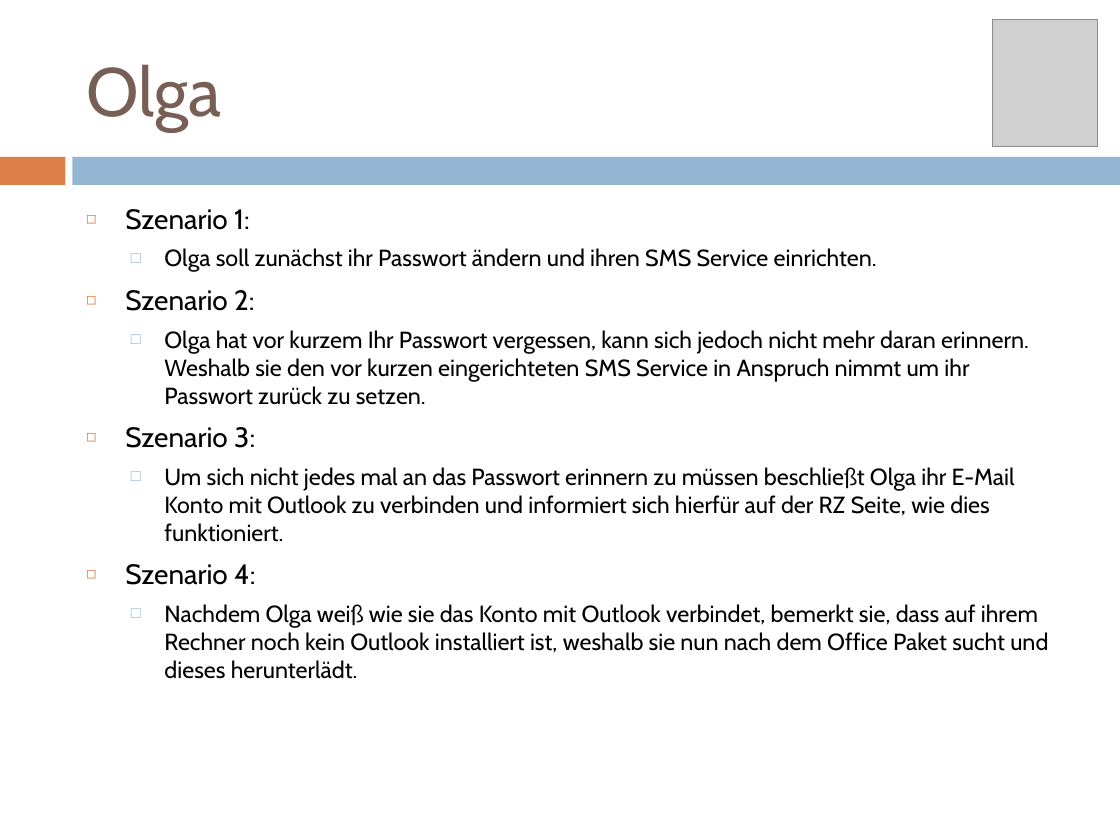
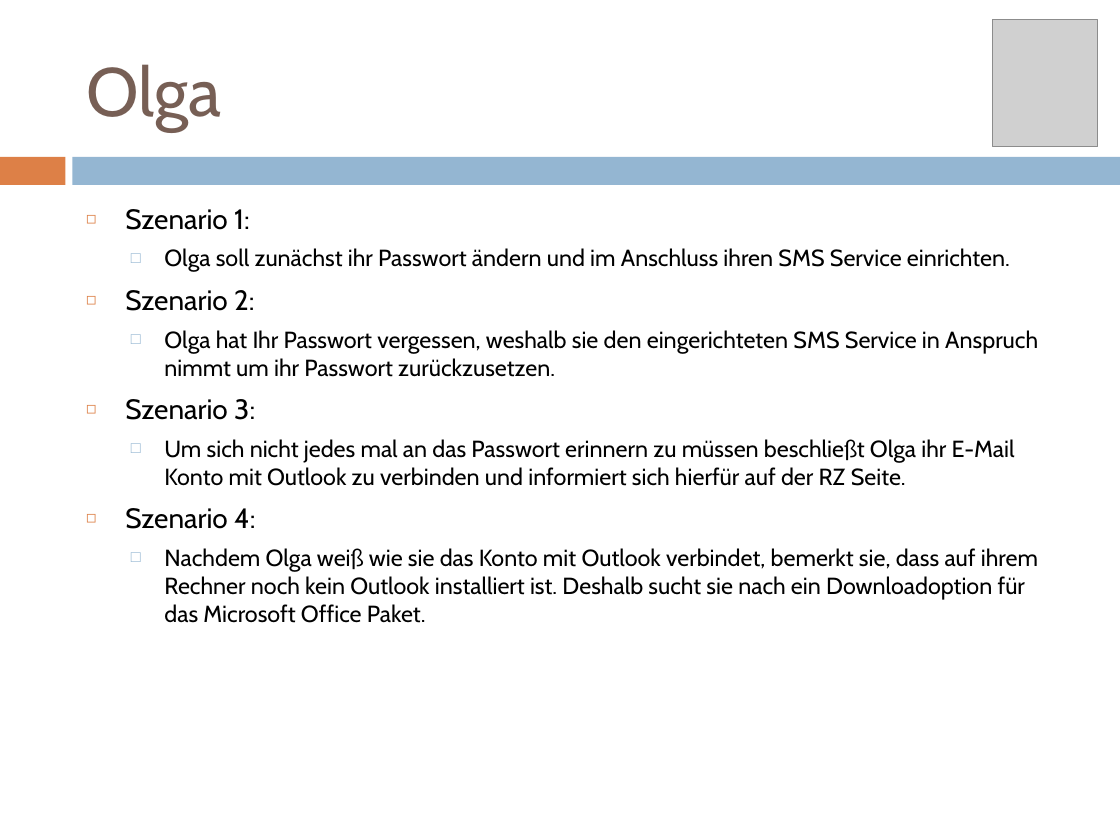
Before and after one commit to pinkdroyd/redesign-ur-rz, a slide deck: slide 11 of Personas und Szenarien/Personas_Redesign_RZ.pptx. Drawn at 1120x840 pixels with LibreOffice and Linux fonts; fonts in the diff are those of the drawing; grey boxes stand for pictures. Boxes give left, top, right and bottom in pixels: in the first picture for what was removed or moved away, otherwise in the second. Text is boxed around its words. In the diff, an @@ line names an element or a change of style, - is before the commit and + after.

```diff
--- a/Personas und Szenarien/Personas_Redesign_RZ.pptx
+++ b/Personas und Szenarien/Personas_Redesign_RZ.pptx
@@ text at (x1=125, y1=209, x2=1038, y2=623): text changed @@
-  □ Olga soll zunächst ihr Passwort ändern und ihren SMS Service einrichten.
+  □ Olga soll zunächst ihr Passwort ändern und im Anschluss ihren SMS Service einrichten.
@@ text at (x1=164, y1=330, x2=1038, y2=377): text changed @@
-  □ Olga hat vor kurzem Ihr Passwort vergessen, kann sich jedoch nicht mehr daran erinnern. Weshalb sie den vor kurzen eingerichteten SMS Service in Anspruch nimmt um ihr Passwort zurück zu setzen.
+  □ Olga hat Ihr Passwort vergessen, weshalb sie den eingerichteten SMS Service in Anspruch nimmt um ihr Passwort zurückzusetzen.
@@ text at (x1=164, y1=439, x2=1015, y2=486): text changed @@
-  □ Um sich nicht jedes mal an das Passwort erinnern zu müssen beschließt Olga ihr E-Mail Konto mit Outlook zu verbinden und informiert sich hierfür auf der RZ Seite, wie dies funktioniert.
+  □ Um sich nicht jedes mal an das Passwort erinnern zu müssen beschließt Olga ihr E-Mail Konto mit Outlook zu verbinden und informiert sich hierfür auf der RZ Seite.
@@ text at (x1=164, y1=548, x2=1038, y2=623): text changed @@
-  □ Nachdem Olga weiß wie sie das Konto mit Outlook verbindet, bemerkt sie, dass auf ihrem Rechner noch kein Outlook installiert ist, weshalb sie nun nach dem Office Paket sucht und dieses herunterlädt.
+  □ Nachdem Olga weiß wie sie das Konto mit Outlook verbindet, bemerkt sie, dass auf ihrem Rechner noch kein Outlook installiert ist. Deshalb sucht sie nach ein Downloadoption für das Microsoft Office Paket.
```
Also in this commit, not shown: 16 other slides changed, 1 other file.
